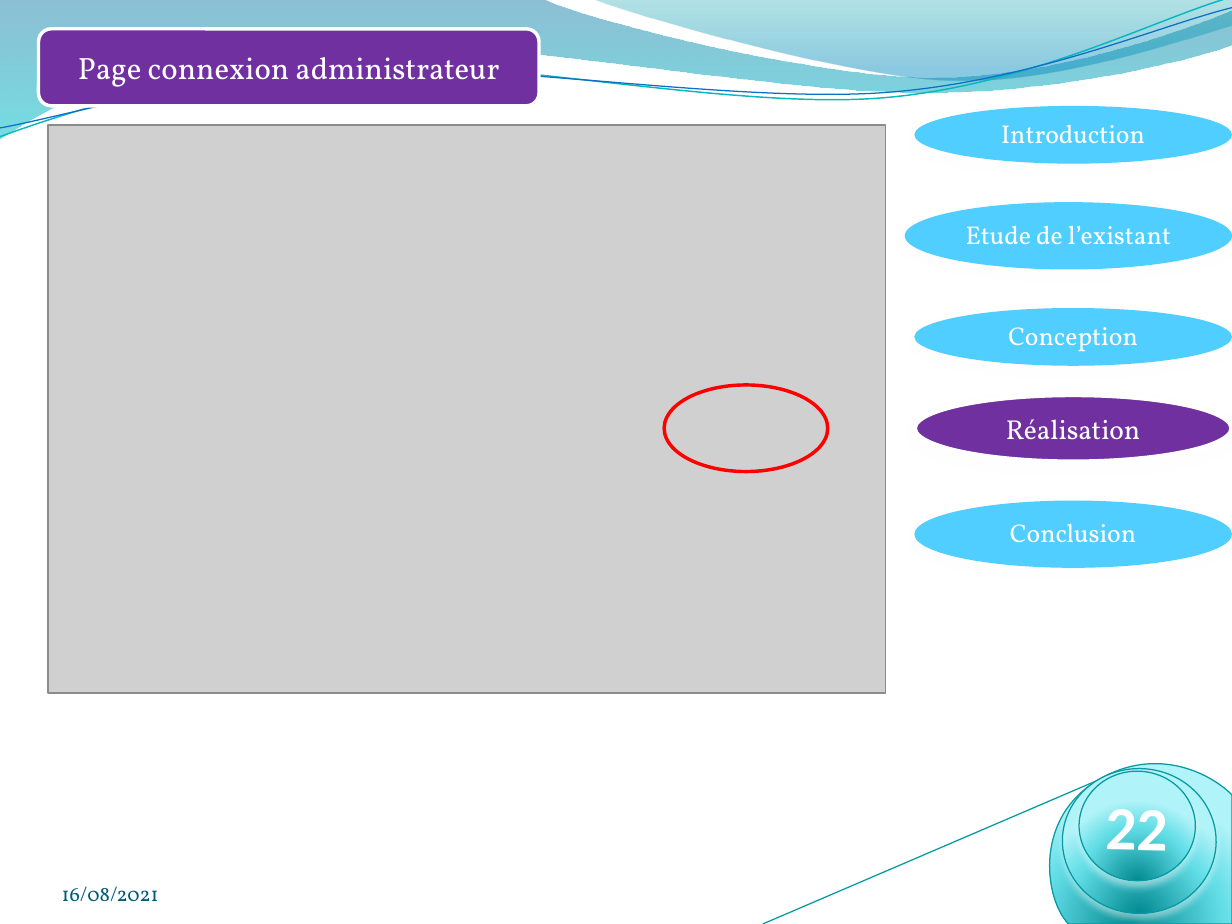
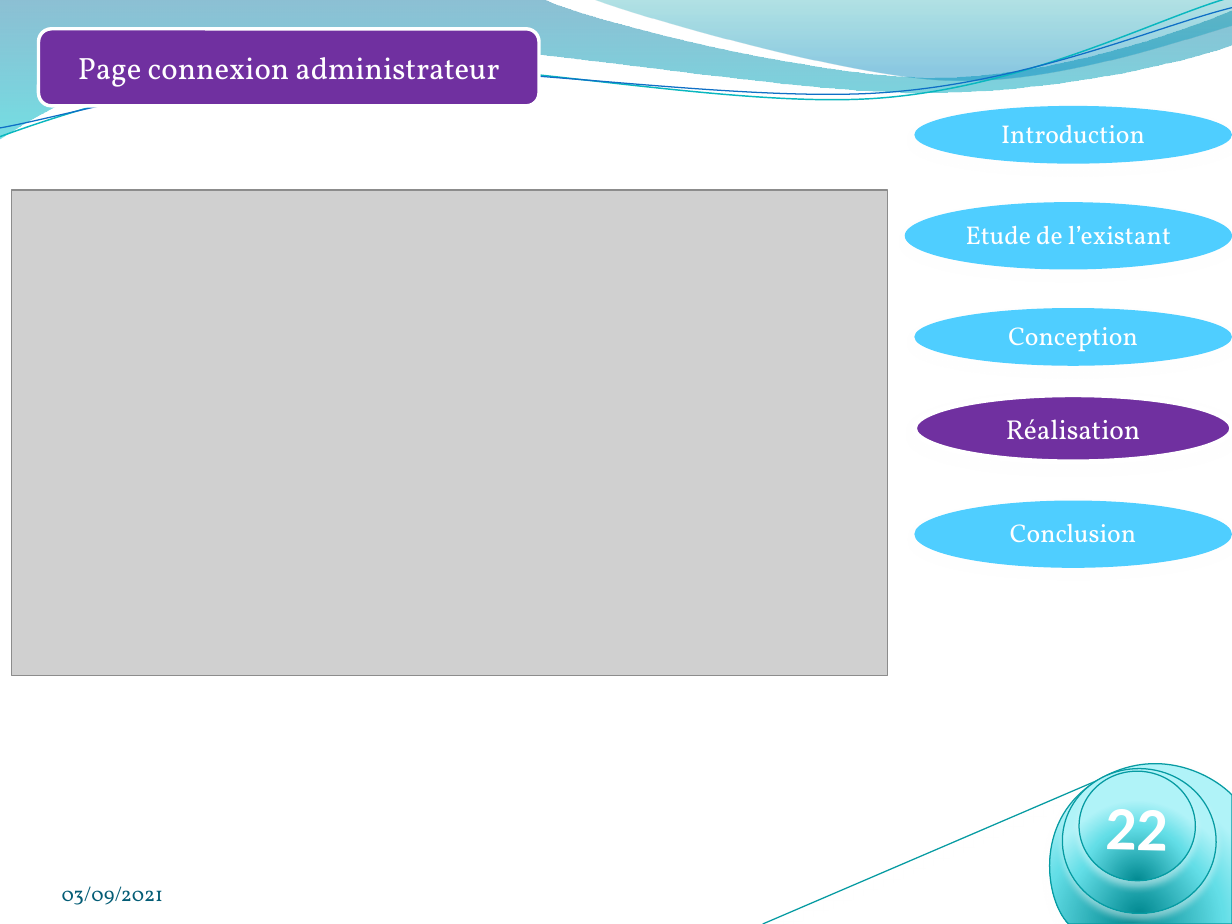
Before and after one commit to badreddine2010/e-shop, a slide deck: slide 23 of conception/Rapport/présentation soutenance Pfe_Bad_Afpa.pptx. Drawn at 1232x924 pixels with LibreOffice and Linux fonts; fonts in the diff are those of the drawing; grey boxes stand for pictures; background and template pictures are left out. Boxes give left, top, right and bottom in pixels: in the first picture for what was removed or moved away, otherwise in the second. Text is boxed around its words. In the diff, an @@ line names an element or a change of style, - is before the commit and + after.

```diff
--- a/conception/Rapport/présentation soutenance Pfe_Bad_Afpa.pptx
+++ b/conception/Rapport/présentation soutenance Pfe_Bad_Afpa.pptx
@@ picture: place and size @@
-picture at (48,126,886,694)
+picture at (11,190,887,675)
@@ ellipse removed at (664,384,828,471) @@
@@ text at (62,886,163,905): text changed @@
-16/08/2021
+03/09/2021
```
Also in this commit, not shown: 30 other slides changed, 51 other files.
